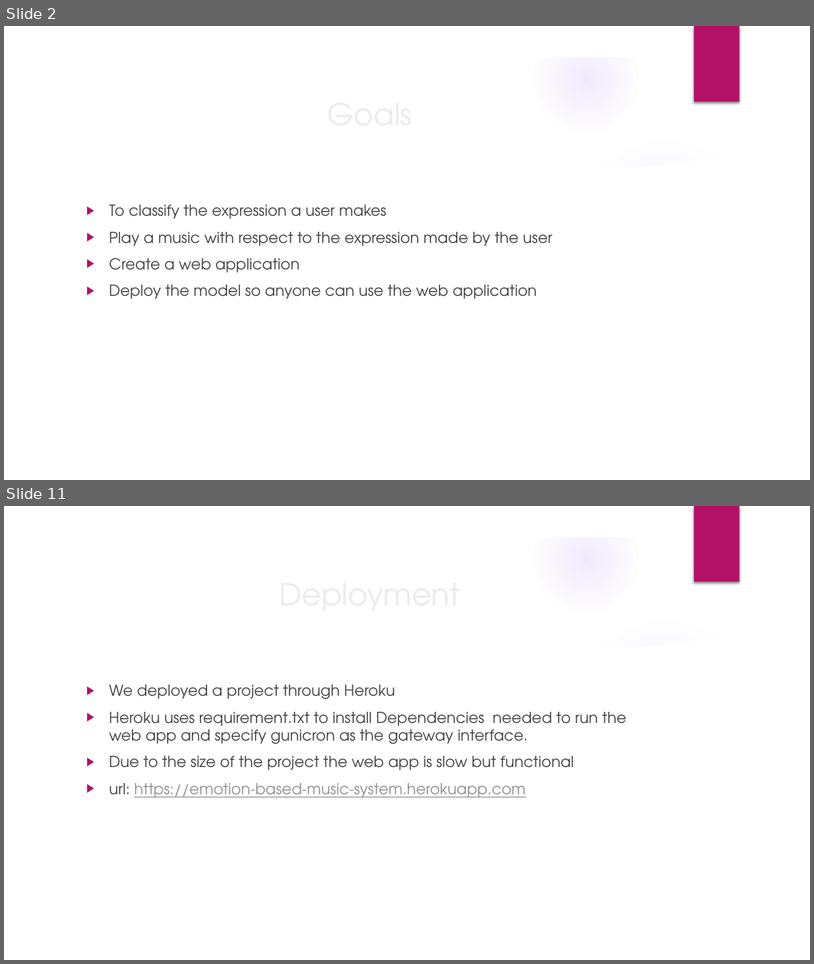
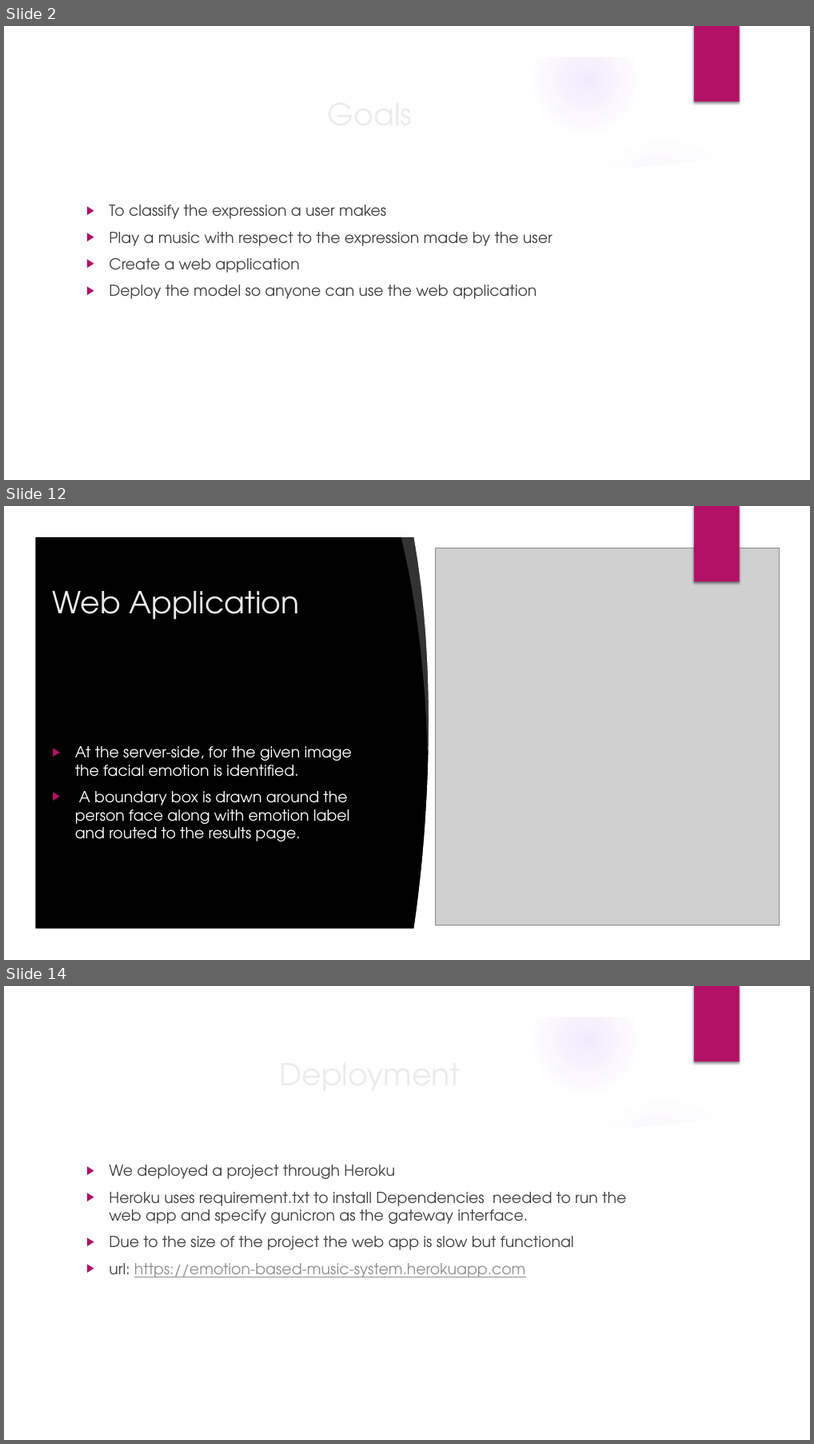
Before and after one commit to OmarIsmail7980/Facial-Expression-Recognition, a slide deck: Project_Presentation.pptx. Shown one above the other, each under a label of ours: slides 2 and 11 before the commit, slides 2, 12 and 14 after it; the slides between them are not shown. The pictures are 814x964 and 814x1444 pixels, drawn with LibreOffice and Linux fonts; fonts in the diff are those of the drawing; grey boxes stand for pictures; background and template pictures are left out. Boxes give left, top, right and bottom in pixels: in the first picture for what was removed or moved away, otherwise in the second. Text is boxed around its words. In the diff, an @@ line names an element or a change of style, - is before the commit and + after.

```diff
--- a/Project_Presentation.pptx
+++ b/Project_Presentation.pptx
@@ slide 12 added at (x1=4, y1=506, x2=810, y2=960), background picture (left out); not listed: 4 template elements that a slide beside it also shows @@
@@ freeform shape added at (x1=4, y1=506, x2=810, y2=960), fill #000000 @@
@@ freeform shape added at (x1=4, y1=506, x2=810, y2=960), fill #FFFFFF @@
@@ rectangle added at (x1=694, y1=506, x2=740, y2=582), fill #B31166 @@
@@ freeform shape added at (x1=401, y1=532, x2=447, y2=752), fill #FFFFFF at 20% opacity @@
@@ freeform shape added at (x1=414, y1=532, x2=782, y2=933), fill #FFFFFF @@
@@ picture added at (x1=435, y1=548, x2=779, y2=925) @@
@@ title added at (x1=52, y1=591, x2=299, y2=620), 36 pt, text #EBEBEB @@
+Web Application
@@ freeform shape added at (x1=565, y1=607, x2=786, y2=672), fill #000000 at 20% opacity @@
@@ freeform shape added at (x1=34, y1=629, x2=780, y2=929), fill #000000 @@
@@ text added at (x1=75, y1=746, x2=352, y2=841), 18 pt, text #FFFFFF @@
+▶ At the server-side, for the given image the facial emotion is identified.
+▶ A boundary box is drawn around the person face along with emotion label and routed to the results page.
@@ what was slide 11 is now slide 14 @@
```
Also in this commit, not shown: 8 slides changed, 2 other slides added.
